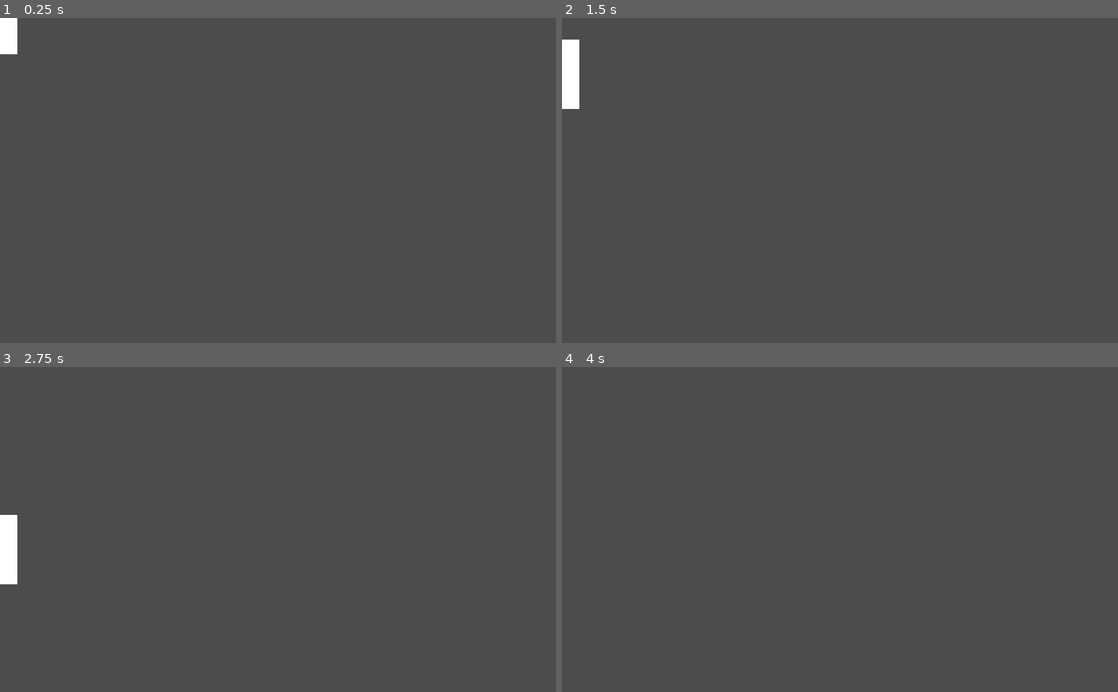
Above: before the commit, frames 1-4 (two rows, left to right).
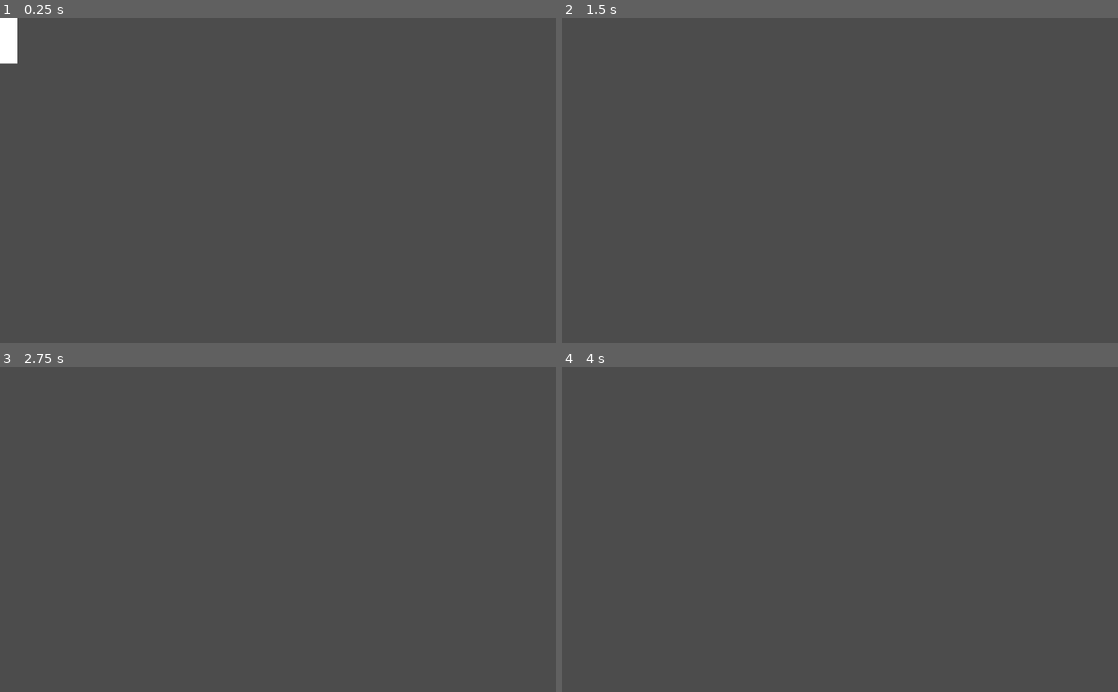
Above: after the commit, the same moments.

Repository: Redfill/LGJ2018
Game: Godot game, scene res://scenes/Player.tscn
Two runs of this game, one before a commit and one after it. Both use one fixed random seed, a clock stepped at 60 frames per second and the inputs below. The project has no main scene, so this scene is started directly.
Inputs:
- Up to frame 1 (0.25 s): no input
- Up to frame 2 (1.5 s): hold Up (ui_up) 0.53-1.28 s; hold Right (ui_right) from 0.53 s (still down); tap Up (ui_up) at 1.35 s
- Up to frame 3 (2.75 s): tap Up (ui_up) at 1.52, 1.82 s; release Right (ui_right) at 2.03 s; hold Left (ui_left) from 2.03 s (still down); hold Up (ui_up) from 2.03 s (still down)
- Up to frame 4 (4 s): release Left (ui_left) at 2.78 s; release Up (ui_up) at 2.78 s; hold Right (ui_right) from 2.78 s (still down); tap Up (ui_up) at 2.85, 3.02, 3.32 s; hold Up (ui_up) from 3.53 s (still down)

The runs differ from the first frame. In frame 1, less than 0.1% of the frame differs, in the area x 0-4%, y 11-15%; in frame 2, 0.7%, in the area x 0-4%, y 6-28%; in frame 3, 0.7%; in frame 4, nothing differs.

Commit message:
Added basic controls to Player
Player can now walk left and right, and jump.

Diff:
--- a/scenes/Player.tscn
+++ b/scenes/Player.tscn
@@ -1,36 +1,27 @@
-[gd_scene load_steps=2 format=2]
+[gd_scene load_steps=3 format=2]
+
+[ext_resource path="res://scripts/Player.gd" type="Script" id=1]
 
 [sub_resource type="CapsuleShape2D" id=1]
 
 custom_solver_bias = 0.0
-radius = 32.2471
-height = 64.0023
+radius = 32.0
+height = 64.0
 
-[node name="Player" type="RigidBody2D" index="0"]
+[node name="Player" type="KinematicBody2D" index="0"]
 
 input_pickable = false
 collision_layer = 1
 collision_mask = 1
-mode = 0
-mass = 1.0
-friction = 1.0
-bounce = 0.0
-gravity_scale = 1.0
-custom_integrator = false
-continuous_cd = 0
-contacts_reported = 0
-contact_monitor = false
-sleeping = false
-can_sleep = true
-linear_velocity = Vector2( 0, 0 )
-linear_damp = -1.0
-angular_velocity = 0.0
-angular_damp = -1.0
+collision/safe_margin = 0.08
+script = ExtResource( 1 )
+gravity = 9.8
+walkSpeed = 200
+jumpHeight = 300
 
 [node name="CollisionShape2D" type="CollisionShape2D" parent="." index="0"]
 
 shape = SubResource( 1 )
-disabled = true
 
 [node name="Placeholder" type="Polygon2D" parent="." index="1"]
 
--- a/scripts/Player.gd
+++ b/scripts/Player.gd
@@ -1,15 +1,23 @@
-extends RigidBody2D
+extends KinematicBody2D
 
-# class member variables go here, for example:
-# var a = 2
-# var b = "textvar"
+export(float) var gravity = 9.8
+export(float) var walkSpeed = 200
+export(float) var jumpHeight = 300
+
+var velocity = Vector2()
 
 func _ready():
-	# Called every time the node is added to the scene.
-	# Initialization here
 	pass
 
-#func _process(delta):
-#	# Called every frame. Delta is time since last frame.
-#	# Update game logic here.
-#	pass
+func _physics_process(delta):
+	velocity.y += gravity
+	var walk = 0
+
+	if Input.is_action_pressed("ui_left"):
+		walk -= walkSpeed
+	if Input.is_action_pressed("ui_right"):
+		walk += walkSpeed
+	velocity.x = walk
+	if is_on_floor() && Input.is_action_pressed("ui_up"):
+		velocity.y += -jumpHeight
+	velocity = move_and_slide(velocity, Vector2(0, -1))
